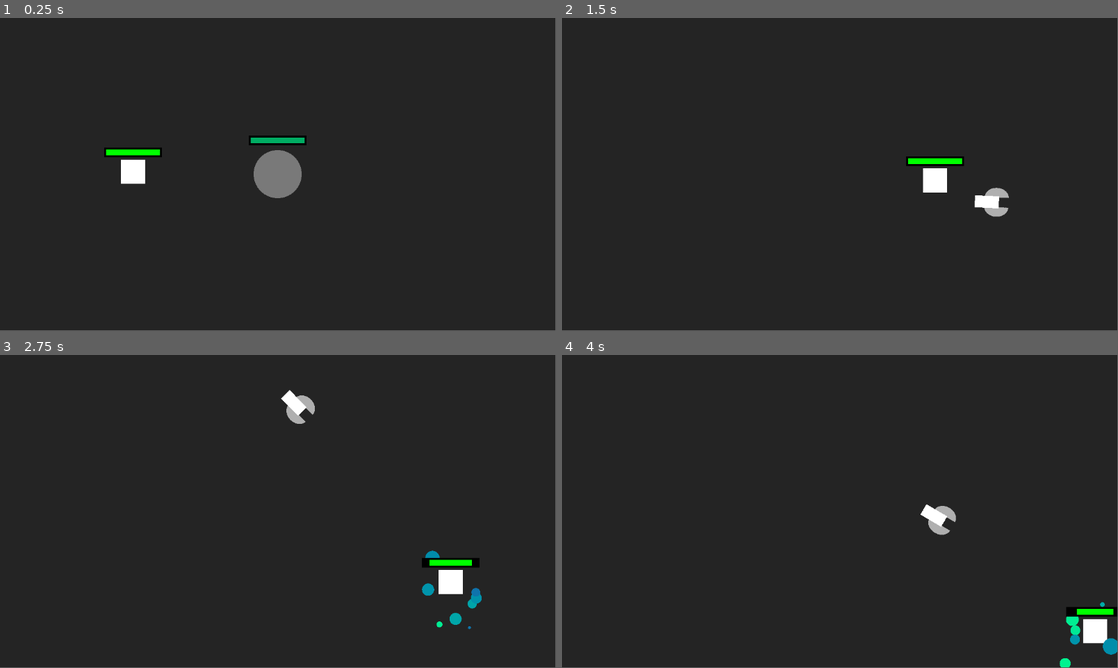
Above: before the commit, frames 1-4 (two rows, left to right).
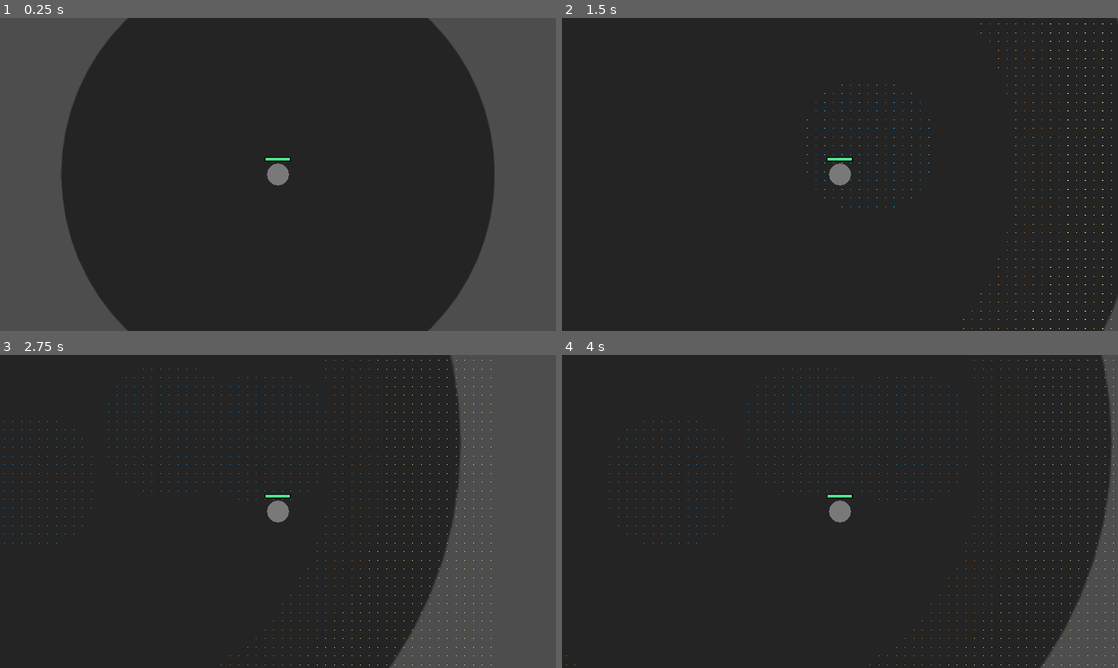
Above: after the commit, the same moments.

Repository: alhimik12/eclipse_showdown
Game: Godot game, scene res://levels/world.tscn
Same seed, same stepped clock (60 frames per second), same inputs: the game is played once before the commit and once after it.
Inputs (mouse positions are in pixels of both pictures, inside the frame that each line leads up to):
- Up to frame 1 (0.25 s): no input
- Up to frame 2 (1.5 s): move the mouse to (962, 158) at 0.52 s; press the mouse at (962, 158) at 0.53 s; hold D (move_right) 0.53-1.28 s; right-click (962, 158) at 0.8 s; move the mouse to (728, 190) at 1.27 s; release the mouse at (728, 190) at 1.28 s; hold S (move_down) from 1.28 s (still down); right-click (728, 190) at 1.35 s
- Up to frame 3 (2.75 s): click (166, 527) at 1.55 s; move the mouse to (333, 442) at 2.02 s; release S (move_down) at 2.03 s; press the mouse at (333, 442) at 2.03 s; hold D (move_right) from 2.03 s (still down); right-click (333, 442) at 2.3 s
- Up to frame 4 (4 s): move the mouse to (812, 574) at 2.77 s; release D (move_right) at 2.78 s; release the mouse at (812, 574) at 2.78 s; hold Q (loadup1) 2.78-3.53 s; right-click (812, 574) at 2.85 s; click (812, 574) at 3.05 s; move the mouse to (1006, 558) at 3.52 s; hold A (more_left) from 3.53 s (still down); hold Right mouse button (attack2) from 3.53 s (still down); tap Mouse wheel down (select_down) at 3.6 s
In our replay, the window is 799x449 before the commit and 800x450 after it. These sizes can differ from the game's own. Grey fills any space a smaller window leaves; there, only what the larger window draws over its background counts as a difference.

The runs differ from the first frame. In frame 1, 31% of the frame differs, in the area x 0-100%, y 0-100%; in frame 2, 1.7%; in frame 3, 21%; in frame 4, 5.2%.

Commit message:
hlaf finished eclipse

Diff:
--- a/characters/character_class.gd
+++ b/characters/character_class.gd
@@ -11,13 +11,19 @@
 var not_frozen = true
 var can_attack = true
 var previous_position = Vector2.ZERO
+var break_radius = 3
+
+func _ready():
+	pass
 
 func wall_hit():
-	global_position -= tilemap.get_cell_direction(global_position) * knockback_power
-	tilemap.clear_circle(global_position, 3, 2)
+	knockback(-tilemap.get_cell_direction(global_position), knockback_power)
+	tilemap.clear_circle(global_position, break_radius, 2)
 
 func knockback(direction, power):
-	global_position += direction * power
+	var tween = create_tween()
+	tween.set_ease(Tween.EASE_OUT).set_trans(Tween.TRANS_CIRC)
+	tween.tween_property(self, "global_position", global_position + direction * power, 0.2)
 
 func move_damage(dmg, delta):
 	var position_change = (global_position-previous_position).length()
@@ -48,13 +54,12 @@
 			wall_hit()
 			effect_manager.apply_effect("stun")
 		3:
-			move_damage(0.8, delta)
-			get_damage(3 * delta)
+			move_damage(0.35, delta)
 			reload_change = 0.3
 		4:
 			can_attack = false
 		5:
-			get_damage(60 * delta)
+			get_damage(50 * delta)
 
 
 	previous_position = global_position
--- a/characters/components/Progress_bar.gd
+++ b/characters/components/Progress_bar.gd
@@ -4,7 +4,7 @@
 
 @export var length: float
 @export var color_background: Color
-@export var color_progress: Color
+@export var color_progress: Gradient
 @export var centered: bool
 
 var scale_bg = Vector2(0.05, 0.05)
@@ -18,13 +18,16 @@
 	$background.scale.x = length * scale_bg.x
 	$background.scale.y = scale_bg.y
 
-	$progress.modulate = color_progress
+	change_progress_color(1.0)
 	change_progress_scale(1.0)
 	$progress.scale.y = scale_bg.y - delta_size
 	update()
 
 func change_progress_scale(k):
-	$progress.scale.x = length * k * scale_bg.x - delta_size
+	if k == 0:
+		$progress.scale.x = 0
+	else:
+		$progress.scale.x = length * k * scale_bg.x - delta_size
 
 func change_progress_position(k):
 	if not centered:
@@ -32,7 +35,12 @@
 	else:
 		$progress.position.x = 0
 
+func change_progress_color(k):
+	$progress.modulate = color_progress.sample(1-k)
+
 func update(prog = progress):
 	progress = prog
-	change_progress_scale(prog/progress_max)
-	change_progress_position(prog/progress_max)
+	var k = prog/progress_max
+	change_progress_scale(k)
+	change_progress_position(k)
+	change_progress_color(k)
--- a/characters/components/hp_manager.gd
+++ b/characters/components/hp_manager.gd
@@ -3,7 +3,7 @@
 @export var hp_bar: Node2D
 
 @export var hp_max: float = 100
-var hp = hp_max
+@onready var hp = hp_max
 
 func _ready():
 	hp_bar.progress_max = hp_max
@@ -12,7 +12,8 @@
 func get_damage(dmg):
 	hp -= dmg
 	if hp <= 0:
-		pass #do die stuff
+		hp = 0
 	if hp > hp_max:
 		hp = hp_max
+
 	hp_bar.update(hp)
--- a/characters/components/hp_manager.tscn
+++ b/characters/components/hp_manager.tscn
@@ -2,6 +2,5 @@
 
 [ext_resource type="Script" path="res://characters/components/hp_manager.gd" id="1_2ykea"]
 
-[node name="hp_manager" type="Node2D" node_paths=PackedStringArray("hp_bar")]
+[node name="hp_manager" type="Node2D"]
 script = ExtResource("1_2ykea")
-hp_bar = NodePath("")
--- /dev/null
+++ b/characters/enemies/abilities/ability_class.gd
@@ -0,0 +1,26 @@
+class_name ability_class extends Node2D
+
+@onready var enemy: enemy_class = get_parent()
+@onready var player = get_tree().get_first_node_in_group("player")
+@export var cooldown: float
+var timer: Timer
+
+func _ready():
+	timer = Timer.new()
+	timer.wait_time = cooldown
+	timer.one_shot = true
+	add_child(timer)
+	timer.start()
+
+func use() -> bool:
+	if timer.is_stopped():
+		activate()
+		timer.start(cooldown * enemy.reload_change)
+		return true
+	return false
+
+func dist_to_player():
+	return (enemy.global_position-player.global_position).length()
+
+func activate():
+	pass
--- /dev/null
+++ b/characters/enemies/abilities/dash.gd
@@ -0,0 +1,22 @@
+extends ability_class
+
+var power = 100
+var angle = 0.8
+var distance = 400
+var tween: Tween
+
+func activate():
+	var direction = enemy.global_position.angle_to_point(player.global_position)
+	if (enemy.global_position-player.global_position).length() <= distance:
+		if randi_range(0, 1) == 1:
+			direction += PI/2*angle
+		else:
+			direction -= PI/2*angle
+	tween = create_tween()
+	tween.set_ease(Tween.EASE_IN_OUT).set_trans(Tween.TRANS_QUAD)
+	var new_global_position = enemy.global_position + Vector2.RIGHT.rotated(direction) * enemy.get_speed(power)
+	tween.tween_property(enemy, "global_position", new_global_position, 0.3)
+
+func cancel():
+	if tween != null and tween.is_running():
+		tween.stop()
--- /dev/null
+++ b/characters/enemies/abilities/dash.tscn
@@ -0,0 +1,7 @@
+[gd_scene load_steps=2 format=3 uid="uid://c3a7mb3ficoqa"]
+
+[ext_resource type="Script" path="res://characters/enemies/abilities/dash.gd" id="1_txjow"]
+
+[node name="dash" type="Node2D"]
+script = ExtResource("1_txjow")
+cooldown = 1.0
--- /dev/null
+++ b/characters/enemies/abilities/knife_throw.gd
@@ -0,0 +1,27 @@
+extends ability_class
+
+var knife_sc = preload("res://characters/enemies/projectiles/knife.tscn")
+var distance = 160
+var duration = 0.3
+var delay = 0.2
+var knife
+
+func activate():
+	knife = knife_sc.instantiate()
+	knife.character = get_parent()
+	var speed_mult = enemy.get_speed(1)
+	if speed_mult != 1:
+		knife.modulate = Color.INDIAN_RED
+	knife.distance = enemy.get_speed(distance)
+	knife.duration = duration
+	get_parent().get_parent().add_child(knife)
+	$Timer.start(delay)
+
+func use() -> bool:
+	if dist_to_player() <= distance * 1.5:
+		return super()
+	return false
+
+func timer_timeout():
+	if knife != null:
+		knife.init()
--- /dev/null
+++ b/characters/enemies/abilities/knife_throw.tscn
@@ -0,0 +1,13 @@
+[gd_scene load_steps=2 format=3 uid="uid://c2r87eglafsbr"]
+
+[ext_resource type="Script" path="res://characters/enemies/abilities/knife_throw.gd" id="1_6qsdf"]
+
+[node name="knife_throw" type="Node2D"]
+script = ExtResource("1_6qsdf")
+cooldown = 1.5
+
+[node name="Timer" type="Timer" parent="."]
+wait_time = 0.4
+one_shot = true
+
+[connection signal="timeout" from="Timer" to="." method="timer_timeout"]
--- /dev/null
+++ b/characters/enemies/abilities/melee_stomp.gd
@@ -0,0 +1,7 @@
+extends ability_class
+
+var radius = 20
+var dmg = 20
+
+func activate():
+	pass
--- /dev/null
+++ b/characters/enemies/abilities/melee_stomp.tscn
@@ -0,0 +1,6 @@
+[gd_scene load_steps=2 format=3 uid="uid://nnk2duaea0ac"]
+
+[ext_resource type="Script" path="res://characters/enemies/abilities/melee_stomp.gd" id="1_22vab"]
+
+[node name="melee_stomp" type="Node2D"]
+script = ExtResource("1_22vab")
--- a/characters/enemies/bug.gd
+++ b/characters/enemies/bug.gd
@@ -1,7 +1,21 @@
-extends character_class
+extends enemy_class
 
-@onready var player: character_class = get_tree().get_first_node_in_group("player")
 var speed = 200
+
+func _ready():
+	super()
+	knockback_power = 25
+	break_radius = 2
+
+func wall_hit():
+	super()
+	$dash.cancel()
 
 func process(delta):
 	global_position = global_position.move_toward(player.global_position, get_speed(speed) * delta)
+	if effect_manager.has_effect["stun"]:
+		can_attack = false
+
+func attack(delta):
+	$dash.use()
+	$knife_throw.use()
--- a/characters/enemies/bug.tscn
+++ b/characters/enemies/bug.tscn
@@ -1,10 +1,13 @@
-[gd_scene load_steps=7 format=3 uid="uid://q7ce6itx4h0u"]
+[gd_scene load_steps=10 format=3 uid="uid://q7ce6itx4h0u"]
 
 [ext_resource type="Texture2D" uid="uid://cuilto7u8xk2a" path="res://textures/basic_shapes/square.png" id="1_eo1ai"]
 [ext_resource type="Script" path="res://characters/enemies/bug.gd" id="1_ugsu7"]
 [ext_resource type="PackedScene" uid="uid://cpqc7s0m87vw5" path="res://characters/components/effect_manager.tscn" id="3_a6v46"]
 [ext_resource type="PackedScene" uid="uid://sffcljjwysfa" path="res://characters/components/hp_manager.tscn" id="4_oxd28"]
 [ext_resource type="PackedScene" uid="uid://dix67g2ptb14f" path="res://characters/components/progress_bar.tscn" id="5_63lwt"]
+[ext_resource type="Gradient" uid="uid://d2ok54wdl54vd" path="res://misc/hp_gradient.tres" id="6_0h70e"]
+[ext_resource type="PackedScene" uid="uid://c3a7mb3ficoqa" path="res://characters/enemies/abilities/dash.tscn" id="6_mbaup"]
+[ext_resource type="PackedScene" uid="uid://c2r87eglafsbr" path="res://characters/enemies/abilities/knife_throw.tscn" id="7_wx1vd"]
 
 [sub_resource type="CircleShape2D" id="CircleShape2D_wbmoe"]
 radius = 15.0333
@@ -13,6 +16,7 @@
 script = ExtResource("1_ugsu7")
 
 [node name="Sprite2D" type="Sprite2D" parent="."]
+modulate = Color(0.892919, 0.519314, 0.630538, 1)
 scale = Vector2(0.05, 0.05)
 texture = ExtResource("1_eo1ai")
 
@@ -21,16 +25,22 @@
 collision_mask = 0
 
 [node name="CollisionShape2D" type="CollisionShape2D" parent="Area2D"]
+visible = false
 shape = SubResource("CircleShape2D_wbmoe")
 
 [node name="effect_manager" parent="." instance=ExtResource("3_a6v46")]
 
 [node name="hp_manager" parent="." node_paths=PackedStringArray("hp_bar") instance=ExtResource("4_oxd28")]
 hp_bar = NodePath("../Progress_bar")
+hp_max = 30.0
 
 [node name="Progress_bar" parent="." instance=ExtResource("5_63lwt")]
 position = Vector2(0, -20)
 scale = Vector2(0.4, 0.4)
 length = 6.0
-color_progress = Color(0, 1, 0, 1)
+color_progress = ExtResource("6_0h70e")
 centered = true
+
+[node name="dash" parent="." instance=ExtResource("6_mbaup")]
+
+[node name="knife_throw" parent="." instance=ExtResource("7_wx1vd")]
--- /dev/null
+++ b/characters/enemies/enemy_class.gd
@@ -0,0 +1,3 @@
+class_name enemy_class extends character_class
+
+@onready var player: character_class = get_tree().get_first_node_in_group("player")
--- /dev/null
+++ b/characters/enemies/projectiles/enemy_projectile_class.gd
@@ -0,0 +1,4 @@
+class_name enemy_projectile_class extends projectile_class
+
+func init():
+	pass
--- /dev/null
+++ b/characters/enemies/projectiles/knife.gd
@@ -0,0 +1,18 @@
+extends enemy_projectile_class
+
+var start_distance = 40
+var distance = 130
+var duration = 0.3
+
+func ready():
+	global_position = character.global_position
+	rotation = character.get_angle_to(character.player.global_position)
+	global_position += Vector2.RIGHT.rotated(rotation) * start_distance
+
+func init():
+	var direction = Vector2.RIGHT.rotated(rotation)
+	var new_position = global_position + direction * distance
+	var tween = create_tween()
+	tween.set_ease(Tween.EASE_OUT).set_trans(Tween.TRANS_QUART)
+	tween.finished.connect(die)
+	tween.tween_property(self, "global_position", new_position, duration)
--- /dev/null
+++ b/characters/enemies/projectiles/knife.tscn
@@ -0,0 +1,22 @@
+[gd_scene load_steps=4 format=3 uid="uid://cg6ry02n0h2k4"]
+
+[ext_resource type="Texture2D" uid="uid://crmxumhhhm3vx" path="res://textures/shapes/sword.svg" id="1_jnl07"]
+[ext_resource type="Script" path="res://characters/enemies/projectiles/knife.gd" id="1_kq51f"]
+
+[sub_resource type="RectangleShape2D" id="RectangleShape2D_c616g"]
+size = Vector2(61, 14)
+
+[node name="knife" type="Node2D"]
+script = ExtResource("1_kq51f")
+
+[node name="Sprite2D" type="Sprite2D" parent="."]
+scale = Vector2(0.17, 0.17)
+texture = ExtResource("1_jnl07")
+
+[node name="Area2D" type="Area2D" parent="."]
+collision_layer = 0
+collision_mask = 2
+
+[node name="CollisionShape2D" type="CollisionShape2D" parent="Area2D"]
+position = Vector2(13.5, 0)
+shape = SubResource("RectangleShape2D_c616g")
--- a/characters/player/player.tscn
+++ b/characters/player/player.tscn
@@ -1,9 +1,10 @@
-[gd_scene load_steps=11 format=3 uid="uid://dyoudyalwy6v"]
+[gd_scene load_steps=12 format=3 uid="uid://dyoudyalwy6v"]
 
 [ext_resource type="Script" path="res://characters/player/player.gd" id="1_rnmyl"]
 [ext_resource type="Texture2D" uid="uid://c5dtlpgvynwrs" path="res://textures/basic_shapes/circle.png" id="1_slvn6"]
 [ext_resource type="PackedScene" uid="uid://dix67g2ptb14f" path="res://characters/components/progress_bar.tscn" id="3_1q3xy"]
 [ext_resource type="PackedScene" uid="uid://sffcljjwysfa" path="res://characters/components/hp_manager.tscn" id="4_c5kjv"]
+[ext_resource type="Gradient" uid="uid://d2ok54wdl54vd" path="res://misc/hp_gradient.tres" id="4_v3hs8"]
 [ext_resource type="PackedScene" uid="uid://cpqc7s0m87vw5" path="res://characters/components/effect_manager.tscn" id="5_wi0gc"]
 [ext_resource type="PackedScene" uid="uid://bxciwjd8km6g0" path="res://characters/player/weapons/leaky_gun.tscn" id="6_jppos"]
 [ext_resource type="PackedScene" uid="uid://44b0s6qr7qk6" path="res://characters/player/weapons/ball_wand.tscn" id="7_i36mp"]
@@ -15,7 +16,7 @@
 
 [node name="player" type="Node2D" node_paths=PackedStringArray("gun1", "gun2") groups=["player"]]
 script = ExtResource("1_rnmyl")
-gun1 = NodePath("antimatter_gauntlet")
+gun1 = NodePath("ball_wand")
 gun2 = NodePath("dartblow")
 
 [node name="Circle" type="Sprite2D" parent="."]
@@ -34,7 +35,7 @@
 position = Vector2(0, -35)
 scale = Vector2(0.4, 0.4)
 length = 6.0
-color_progress = Color(0, 0.678431, 0.388235, 1)
+color_progress = ExtResource("4_v3hs8")
 centered = true
 
 [node name="hp_manager" parent="." node_paths=PackedStringArray("hp_bar") instance=ExtResource("4_c5kjv")]
--- a/characters/player/weapons/dartblow.gd
+++ b/characters/player/weapons/dartblow.gd
@@ -1,4 +1,26 @@
 extends gun_class
 
+
+var max_ammo = 1
+var ammo = max_ammo
+
 func loadup():
-	return default_loadup()
+	if ammo < max_ammo:
+		var cell_type = get_cell()
+		if cell_type != -1:
+			ammo = max_ammo
+			clear_cells(cell_type)
+			return true
+	return false
+
+func shoot(time_modifier):
+	if ammo > 0:
+		if shoot_timer.is_stopped():
+			before_shoot()
+			var proj_node = load(projectile).instantiate()
+			proj_node.character = char
+			proj_node.element = element
+			get_parent().get_parent().add_child(proj_node)
+			after_shoot()
+			ammo -= 1
+			shoot_timer.start(time_modifier * shoot_time)
--- a/characters/projectiles/imbued_dart.gd
+++ b/characters/projectiles/imbued_dart.gd
@@ -12,19 +12,20 @@
 func process(delta):
 	global_position += direction * speed * delta
 
-func hit(area):
-	area.get_parent().effect_manager.apply_effect(get_element(area))
-	area.get_parent().get_damage(10)
+func hit(target):
+	if element != -1:
+		target.effect_manager.apply_effect(get_element(target))
+	target.get_damage(dmg)
 	hp -= 1
 
-func get_element(area):
+func get_element(target):
 	match element:
 		0:
 			return "slow"
 		1:
 			return "burn"
 		2:
-			area.get_parent().knockback(direction, 25)
+			target.knockback(direction, 25)
 			return "stun"
 		3:
 			return "blind"
--- a/characters/projectiles/projectile_class.gd
+++ b/characters/projectiles/projectile_class.gd
@@ -7,10 +7,11 @@
 @onready var start_timer: Timer = Timer.new()
 @export var start_time = 0.08
 var hp = 1
+@export var dmg: float = 20
 
 func _ready():
-	area2d.monitoring = false
-	area2d.area_entered.connect(hit)
+	area2d.monitoring = true
+	area2d.area_entered.connect(area_entered)
 
 	start_timer.wait_time = start_time
 	start_timer.one_shot = true
@@ -22,8 +23,13 @@
 func on_start():
 	area2d.monitoring = true
 
-func hit(area):
-	area.get_parent().get_damage(20)
+func area_entered(area):
+	var target = area.get_parent()
+	if target != character:
+		hit(target)
+
+func hit(target):
+	target.get_damage(dmg)
 	get_damage(2)
 
 func ready():
--- a/levels/world.tscn
+++ b/levels/world.tscn
@@ -8,10 +8,10 @@
 
 [node name="TileMap" parent="." instance=ExtResource("1_i1v2g")]
 
-[node name="Camera2D" type="Camera2D" parent="."]
-zoom = Vector2(2, 2)
-
 [node name="player" parent="." instance=ExtResource("2_rxr7l")]
 
+[node name="Camera2D" type="Camera2D" parent="player" groups=["camera"]]
+zoom = Vector2(1.5, 1.5)
+
 [node name="bug" parent="." instance=ExtResource("3_e037o")]
-position = Vector2(-200, -3)
+position = Vector2(-200000, -3)
--- /dev/null
+++ b/misc/hp_gradient.tres
@@ -0,0 +1,7 @@
+[gd_resource type="Gradient" format=3 uid="uid://d2ok54wdl54vd"]
+
+[resource]
+interpolation_mode = 2
+interpolation_color_space = 2
+offsets = PackedFloat32Array(0, 0.128834, 0.429448, 0.785276, 0.907975)
+colors = PackedColorArray(0.305262, 0.896376, 0.540302, 1, 6.78644e-06, 0.939681, 0.206725, 1, 0.865406, 0.725944, 3.85046e-07, 1, 1, 0.205, 0.1, 1, 0.4, 0, 0, 1)
--- /dev/null
+++ b/potions/engine/sun.gd
@@ -0,0 +1,49 @@
+extends TileMap
+
+@onready var tilemap: tile_map_class = get_parent()
+@onready var camera = get_tree().get_first_node_in_group("camera")
+var center = Vector2.ZERO
+var radius = 30
+var light_width = 6
+var width = 10
+var clear_radius = 2
+
+func fill_cell(coordinates: Vector2i, type: int = 0):
+	#var new_type = alchemy.combine_elements(points.get_cell_source_id(0, coordinates), type)
+	var new_type = type
+	set_cell(0, coordinates, new_type, Vector2i.ZERO)
+
+func clear_cell(coordinates: Vector2i, type: int = 0):
+	if get_cell_source_id(0, coordinates) == type:
+		set_cell(0, coordinates, -1, Vector2i.ZERO)
+
+func create_sun(pos):
+	tilemap.compute_circle(pos, radius + width, fill_cell, [5])
+	tilemap.compute_circle(pos, radius + light_width, fill_cell, [3])
+	tilemap.compute_circle(pos, radius, clear_cell, [3])
+
+func compute_visible_tiles():
+	var camera_size = get_canvas_transform().affine_inverse().basis_xform(get_viewport_rect().size)
+	var camera_pos = camera.global_position
+	# Left Right Up Down
+	var edges = [camera_pos.x - camera_size.x/2, camera_pos.x + camera_size.x/2,\
+	 camera_pos.y - camera_size.y/2, camera_pos.y + camera_size.y/2]
+
+func set_sun_cell(coords):
+	var dist_to_center = (coords-tilemap.get_cell_coords(center, self)).length()
+	if dist_to_center < radius:
+		set_cell(0, coords, -1, Vector2i.ZERO)
+	elif dist_to_center < radius + light_width:
+		set_cell(0, coords, 3, Vector2i.ZERO)
+	else:
+		set_cell(0, coords, 5, Vector2i.ZERO)
+
+func timer_timeout():
+	center.x += 25 * $Timer.wait_time
+	update()
+
+func update():
+	clear()
+	tilemap.compute_rectangle_with_hole(center, Vector2(1, 1) * 60 * 32, radius-clear_radius, set_sun_cell, [])
+	$shadow.global_position = center
+	$shadow.scale = Vector2(1, 1) * 1 / 20 * (radius + width) * 0.9
--- a/potions/engine/tile_map.gd
+++ b/potions/engine/tile_map.gd
@@ -1,4 +1,4 @@
-extends Node2D
+class_name tile_map_class extends Node2D
 
 @onready var alchemy = $alchemy_component
 @onready var points = $points
@@ -19,6 +19,44 @@
 			binary_string.append(0)
 		count -= 1
 	return binary_string
+
+func compute_rectangle_with_hole(center, size, radius, callable, arguments):
+	var center_cell = get_cell_coords(center, points)
+	var edges = [center.x - size.x/2, center.x + size.x/2,\
+	 center.y - size.y/2, center.y + size.y/2]
+	var up_left_corner = get_cell_coords(Vector2(edges[0], edges[2]), points)
+	var pointer = up_left_corner
+	var bounds = get_cell_coords(Vector2(center.x, edges[3]), points)
+	while pointer.y <= bounds.y:
+		pointer.x = up_left_corner.x
+		while pointer.x <= bounds.x and (pointer-center_cell).length() >= radius:
+			compute_cell(pointer, callable, arguments)
+			pointer.x += 1
+		pointer.y += 1
+
+	var up_right_corner = get_cell_coords(Vector2(edges[1], edges[2]), points)
+	pointer = up_right_corner
+	bounds = get_cell_coords(Vector2(center.x, edges[3]), points )
+	while pointer.y <= bounds.y:
+		pointer.x = up_right_corner.x
+		while pointer.x >= bounds.x and (pointer-center_cell).length() >= radius:
+			compute_cell(pointer, callable, arguments)
+			pointer.x -= 1
+		pointer.y += 1
+
+
+func compute_rectangle(center, size, callable, arguments):
+	var edges = [center.x - size.x/2, center.x + size.x/2,\
+	 center.y - size.y/2, center.y + size.y/2]
+	var up_left_corner = get_cell_coords(Vector2(edges[0], edges[2]), points)
+	var pointer = up_left_corner
+	var bounds = get_cell_coords(Vector2(edges[1], edges[3]), points)
+	while pointer.y <= bounds.y:
+		pointer.x = up_left_corner.x
+		while pointer.x <= bounds.x:
+			compute_cell(pointer, callable, arguments)
+			pointer.x += 1
+		pointer.y += 1
 
 func get_cell_coords(coordinates: Vector2, node: TileMap):
 	return node.local_to_map(node.to_local(coordinates))
--- a/potions/engine/tile_map.tscn
+++ b/potions/engine/tile_map.tscn
@@ -1,11 +1,13 @@
-[gd_scene load_steps=16 format=3 uid="uid://b0bt755ng5arj"]
+[gd_scene load_steps=18 format=3 uid="uid://b0bt755ng5arj"]
 
 [ext_resource type="Texture2D" uid="uid://qbravbhuyiy0" path="res://textures/basic_shapes/pixel.png" id="1_ibgmo"]
 [ext_resource type="Script" path="res://potions/engine/tile_map.gd" id="2_kjgc3"]
 [ext_resource type="PackedScene" uid="uid://gsxu6mn2o1dh" path="res://potions/engine/alchemy_component.tscn" id="3_crary"]
 [ext_resource type="Texture2D" uid="uid://bahxx146q1abv" path="res://textures/marchin_squares.png" id="4_qusiu"]
+[ext_resource type="Texture2D" uid="uid://c5dtlpgvynwrs" path="res://textures/basic_shapes/circle.png" id="5_05058"]
 [ext_resource type="Script" path="res://potions/engine/marching_squares.gd" id="5_kkej3"]
 [ext_resource type="Script" path="res://potions/engine/controls.gd" id="6_l88g6"]
+[ext_resource type="Script" path="res://potions/engine/sun.gd" id="6_t3c8w"]
 
 [sub_resource type="TileSetAtlasSource" id="TileSetAtlasSource_4vweb"]
 resource_name = "water"
@@ -93,7 +95,23 @@
 tile_set = SubResource("TileSet_egcye")
 format = 2
 
+[node name="sun" type="TileMap" parent="."]
+scale = Vector2(2, 2)
+tile_set = SubResource("TileSet_egcye")
+format = 2
+script = ExtResource("6_t3c8w")
+
+[node name="Timer" type="Timer" parent="sun"]
+wait_time = 0.5
+autostart = true
+
+[node name="shadow" type="Sprite2D" parent="sun"]
+modulate = Color(0.141176, 0.141176, 0.141176, 1)
+z_index = -100
+texture = ExtResource("5_05058")
+
 [node name="visuals" type="TileMap" parent="."]
+visible = false
 position = Vector2(10, 10)
 scale = Vector2(0.1, 0.1)
 tile_set = SubResource("TileSet_cuxs2")
@@ -118,3 +136,5 @@
 
 [node name="controls" type="Node2D" parent="."]
 script = ExtResource("6_l88g6")
+
+[connection signal="timeout" from="sun/Timer" to="sun" method="timer_timeout"]
--- a/project.godot
+++ b/project.godot
@@ -14,6 +14,15 @@
 run/main_scene="res://levels/world.tscn"
 config/features=PackedStringArray("4.2", "GL Compatibility")
 config/icon="res://icon.svg"
+
+[display]
+
+window/size/viewport_width=1920
+window/size/viewport_height=1080
+window/size/mode=2
+window/size/initial_position=Vector2i(0, 20)
+window/stretch/mode="canvas_items"
+window/stretch/aspect="ignore"
 
 [input]
 
@@ -52,6 +61,7 @@
 debug_attack={
 "deadzone": 0.5,
 "events": [Object(InputEventMouseButton,"resource_local_to_scene":false,"resource_name":"","device":-1,"window_id":0,"a …(258 unchanged characters)…
+, Object(InputEventKey,"resource_local_to_scene":false,"resource_name":"","device":-1,"window_id":0,"alt_pressed":false,"shift_pressed":false,"ctrl_pressed":false,"meta_pressed":false,"pressed":false,"keycode":0,"physical_keycode":4194328,"key_label":0,"unicode":0,"echo":false,"script":null)
 ]
 }
 attack1={
@@ -79,4 +89,3 @@
 
 renderer/rendering_method="gl_compatibility"
 renderer/rendering_method.mobile="gl_compatibility"
-environment/defaults/default_clear_color=Color(0.141176, 0.141176, 0.141176, 1)
--- /dev/null
+++ b/textures/shapes/sword.svg
@@ -0,0 +1,89 @@
+<?xml version="1.0" encoding="UTF-8" standalone="no"?>
+<!-- Created with Inkscape (http://www.inkscape.org/) -->
+
+<svg
+   width="512"
+   height="512"
+   viewBox="0 0 512 512"
+   version="1.1"
+   id="svg1"
+   inkscape:version="1.3.2 (091e20e, 2023-11-25, custom)"
+   sodipodi:docname="sword.svg"
+   xmlns:inkscape="http://www.inkscape.org/namespaces/inkscape"
+   xmlns:sodipodi="http://sodipodi.sourceforge.net/DTD/sodipodi-0.dtd"
+   xmlns="http://www.w3.org/2000/svg"
+   xmlns:svg="http://www.w3.org/2000/svg">
+  <sodipodi:namedview
+     id="namedview1"
+     pagecolor="#505050"
+     bordercolor="#ffffff"
+     borderopacity="1"
+     inkscape:showpageshadow="0"
+     inkscape:pageopacity="0"
+     inkscape:pagecheckerboard="1"
+     inkscape:deskcolor="#505050"
+     inkscape:document-units="px"
+     showgrid="true"
+     inkscape:lockguides="true"
+     inkscape:zoom="1.6347656"
+     inkscape:cx="304.32497"
+     inkscape:cy="306.7718"
+     inkscape:window-width="1829"
+     inkscape:window-height="1051"
+     inkscape:window-x="82"
+     inkscape:window-y="-9"
+     inkscape:window-maximized="1"
+     inkscape:current-layer="layer1">
+    <inkscape:grid
+       id="grid1"
+       units="px"
+       originx="0"
+       originy="0"
+       spacingx="16"
+       spacingy="16"
+       empcolor="#0099e5"
+       empopacity="0.30196078"
+       color="#0099e5"
+       opacity="0.14901961"
+       empspacing="4"
+       dotted="false"
+       gridanglex="30"
+       gridanglez="30"
+       visible="true" />
+  </sodipodi:namedview>
+  <defs
+     id="defs1" />
+  <g
+     inkscape:label="Layer 1"
+     inkscape:groupmode="layer"
+     id="layer1">
+    <rect
+       style="fill:#e0e0e0;fill-opacity:1"
+       id="rect2"
+       width="96"
+       height="32"
+       x="96"
+       y="240" />
+    <rect
+       style="fill:#ffffff"
+       id="rect3"
+       width="32"
+       height="128"
+       x="192"
+       y="192" />
+    <rect
+       style="fill:#ffffff;fill-opacity:1"
+       id="rect4"
+       width="224"
+       height="64"
+       x="224"
+       y="224" />
+    <path
+       id="path4"
+       style="fill:#ffffff;fill-opacity:1"
+       inkscape:transform-center-x="-8"
+       inkscape:transform-center-y="-1.0717968"
+       d="m 448,224 64,32 -64,32 z"
+       sodipodi:nodetypes="cccc" />
+  </g>
+</svg>
Renamed: enemy_ class.gd -> characters/enemies/enemy_ class.gd
Not shown, added: textures/shapes/sword.svg.import
